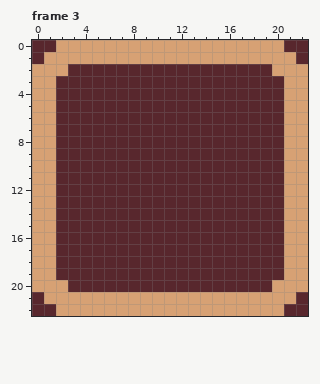
Pixel-art file -- assets/images/Icons.aseprite. Above, as it was before the edit.
23x23 pixels, 3 frames. Shown: frame 3.
The same view after the edit:
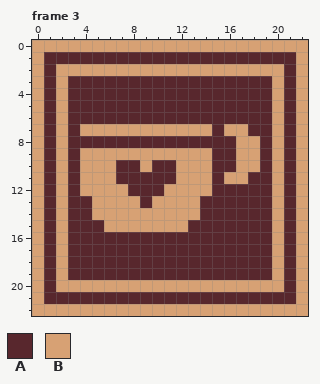
Palette (. is transparent): A #58272d  B #d7a174
Commit: Added kofi icon and modified contact section
The edit:
Frame 3:
y 0: x 0..1 AA -> BB; x 21..22 AA -> BB
y 1: x 0..22 ABBBBBBBBBBBBBBBBBBBBBA -> BAAAAAAAAAAAAAAAAAAAAAB
y 2: x 1 B -> A; x 3..19 AAAAAAAAAAAAAAAAA -> BBBBBBBBBBBBBBBBB; x 21 B -> A
y 3..6: x 1..2 BA -> AB; x 20..21 AB -> BA
y 7: x 1..2 BA -> AB; x 4..14 AAAAAAAAAAA -> BBBBBBBBBBB; x 16..17 AA -> BB; x 20..21 AB -> BA
y 8: x 1..2 BA -> AB; x 17..18 AA -> BB; x 20..21 AB -> BA
y 9: x 1..2 BA -> AB; x 4..14 AAAAAAAAAAA -> BBBBBBBBBBB; x 17..18 AA -> BB; x 20..21 AB -> BA
y 10: x 1..2 BA -> AB; x 4..6 AAA -> BBB; x 9 A -> B; x 12..14 AAA -> BBB; x 17..18 AA -> BB; x 20..21 AB -> BA
y 11: x 1..2 BA -> AB; x 4..6 AAA -> BBB; x 12..14 AAA -> BBB; x 16..17 AA -> BB; x 20..21 AB -> BA
y 12: x 1..2 BA -> AB; x 4..7 AAAA -> BBBB; x 11..14 AAAA -> BBBB; x 20..21 AB -> BA
y 13: x 1..2 BA -> AB; x 5..8 AAAA -> BBBB; x 10..13 AAAA -> BBBB; x 20..21 AB -> BA
y 14: x 1..2 BA -> AB; x 5..13 AAAAAAAAA -> BBBBBBBBB; x 20..21 AB -> BA
y 15: x 1..2 BA -> AB; x 6..12 AAAAAAA -> BBBBBBB; x 20..21 AB -> BA
y 16..19: x 1..2 BA -> AB; x 20..21 AB -> BA
y 20: x 1 B -> A; x 3..19 AAAAAAAAAAAAAAAAA -> BBBBBBBBBBBBBBBBB; x 21 B -> A
y 21: x 0..22 ABBBBBBBBBBBBBBBBBBBBBA -> BAAAAAAAAAAAAAAAAAAAAAB
y 22: x 0..1 AA -> BB; x 21..22 AA -> BB
Boxes around the changes in both pictures, in picture pixels (x1, y1, x2, y2):
changed: (32, 40, 308, 316)
